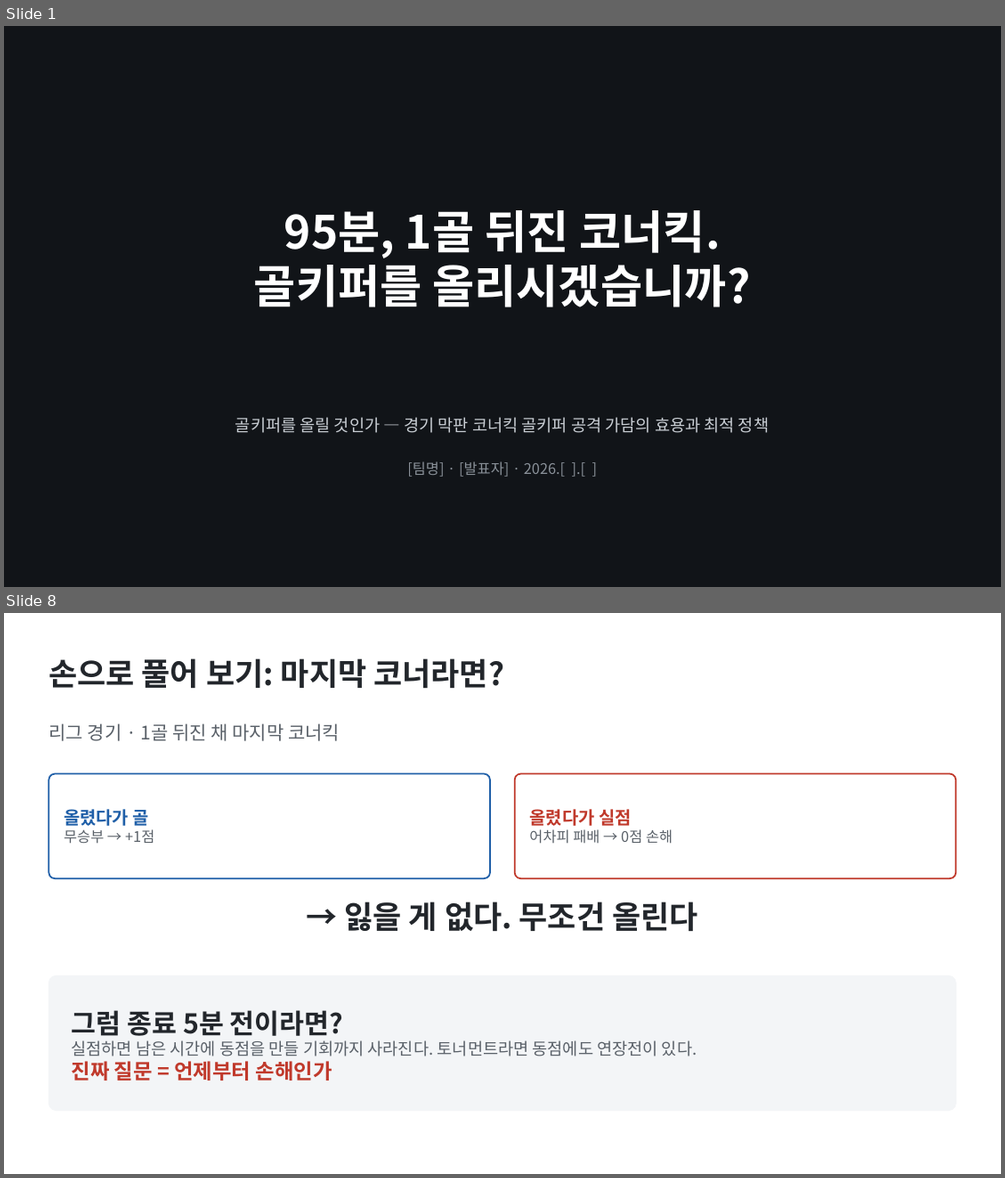
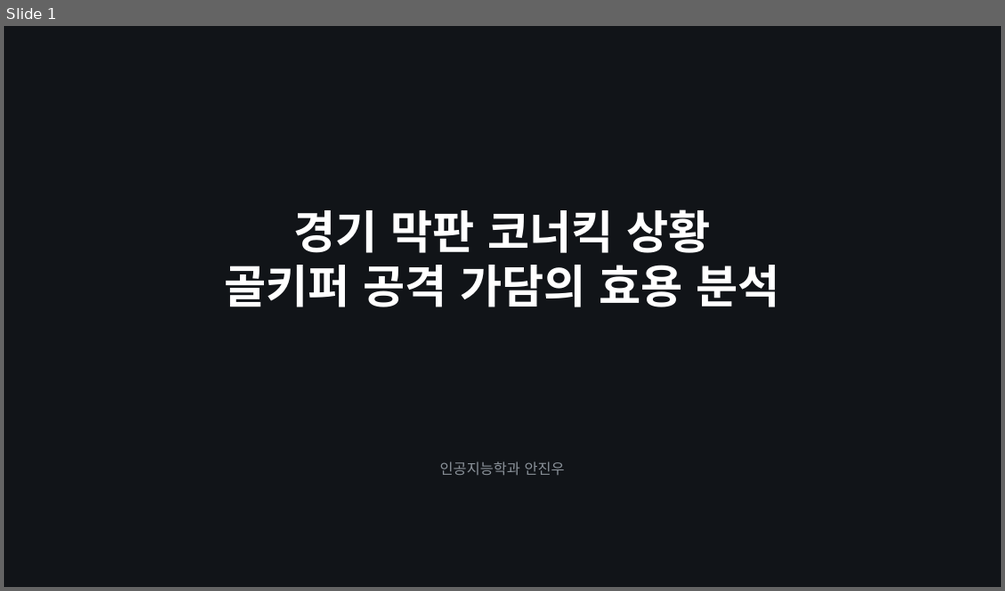
Before and after one commit to JJ1NNU/FootballDataAnalyticsProject, a slide deck: docs/slides/gk_corner_proposal.pptx. Shown one above the other, each under a label of ours: slides 1 and 8 before the commit, slide 1 after it; the slides between them are not shown. The pictures are 1005x1178 and 1005x591 pixels, drawn with LibreOffice and Linux fonts; fonts in the diff are those of the drawing. Boxes give left, top, right and bottom in pixels: in the first picture for what was removed or moved away, otherwise in the second. Text is boxed around its words. In the diff, an @@ line names an element or a change of style, - is before the commit and + after.

```diff
--- a/docs/slides/gk_corner_proposal.pptx
+++ b/docs/slides/gk_corner_proposal.pptx
@@ slide 8 removed at <box>4,613,1001,1174</box>, background #FFFFFF @@
@@ text removed at <box>48,658,504,689</box> @@
-손으로 풀어 보기: 마지막 코너라면?
@@ text removed at <box>48,723,340,741</box> @@
-리그 경기 · 1골 뒤진 채 마지막 코너킥
@@ rounded rectangle removed at <box>48,774,490,878</box> @@
@@ rounded rectangle removed at <box>515,774,956,878</box> @@
@@ text removed at <box>64,809,154,844</box> @@
-올렸다가 골
-무승부 → +1점
@@ text removed at <box>529,809,672,844</box> @@
-올렸다가 실점
-어차피 패배 → 0점 손해
@@ text removed at <box>345,901,698,931</box> @@
-→ 잃을 게 없다. 무조건 올린다
@@ rounded rectangle removed at <box>48,976,956,1111</box> @@
@@ text removed at <box>72,1010,697,1080</box> @@
-그럼 종료 5분 전이라면?
-실점하면 남은 시간에 동점을 만들 기회까지 사라진다. 토너먼트라면 동점에도 연장전이 있다.
-진짜 질문 = 언제부터 손해인가
@@ slide 1 changed as well @@
@@ text at <box>224,209,779,307</box>: text changed @@
-95분, 1골 뒤진 코너킥.
-골키퍼를 올리시겠습니까?
+경기 막판 코너킥 상황
+골키퍼 공격 가담의 효용 분석
@@ text removed at <box>235,417,769,433</box> @@
-골키퍼를 올릴 것인가 — 경기 막판 코너킥 골키퍼 공격 가담의 효용과 최적 정책
@@ text at <box>440,461,565,475</box>: text changed @@
-[팀명] · [발표자] · 2026.[ ].[ ]
+인공지능학과 안진우
```
Also in this commit, not shown: 3 other slides changed, 8 slides added, 8 other slides removed, 3 other files.
